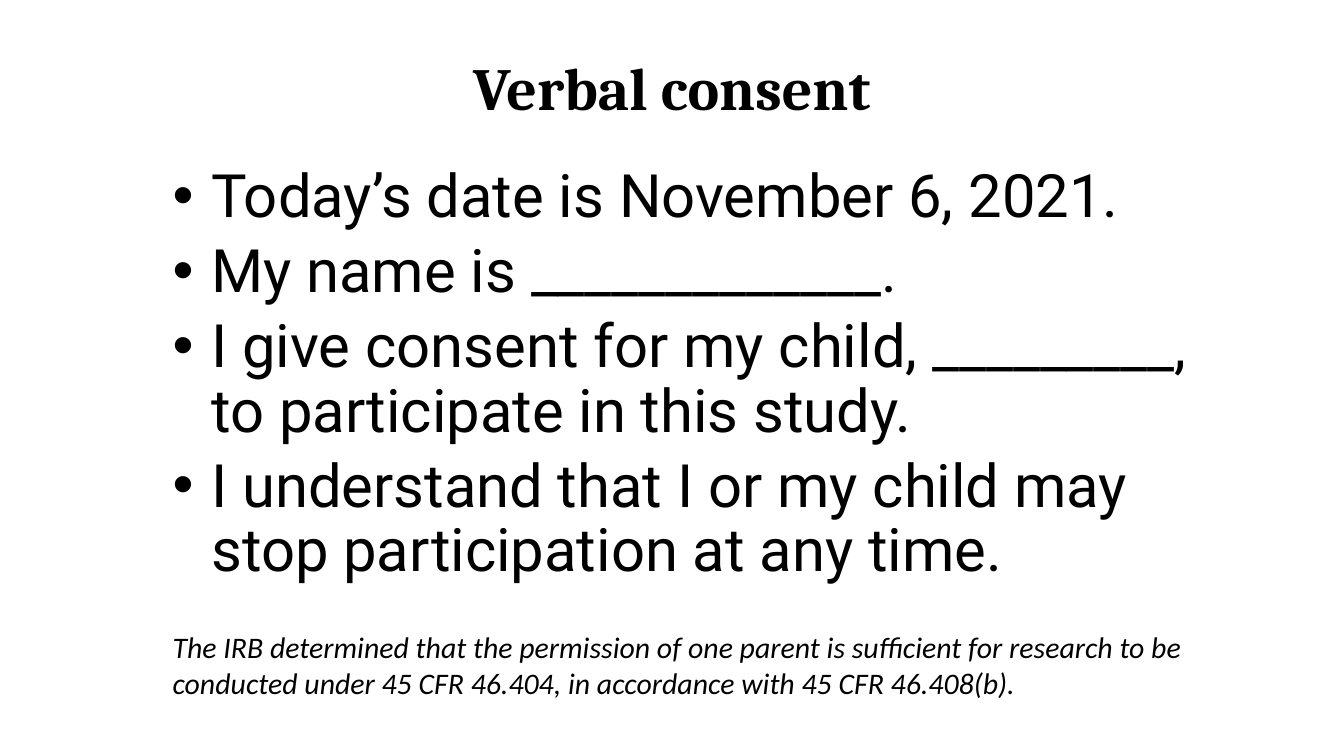
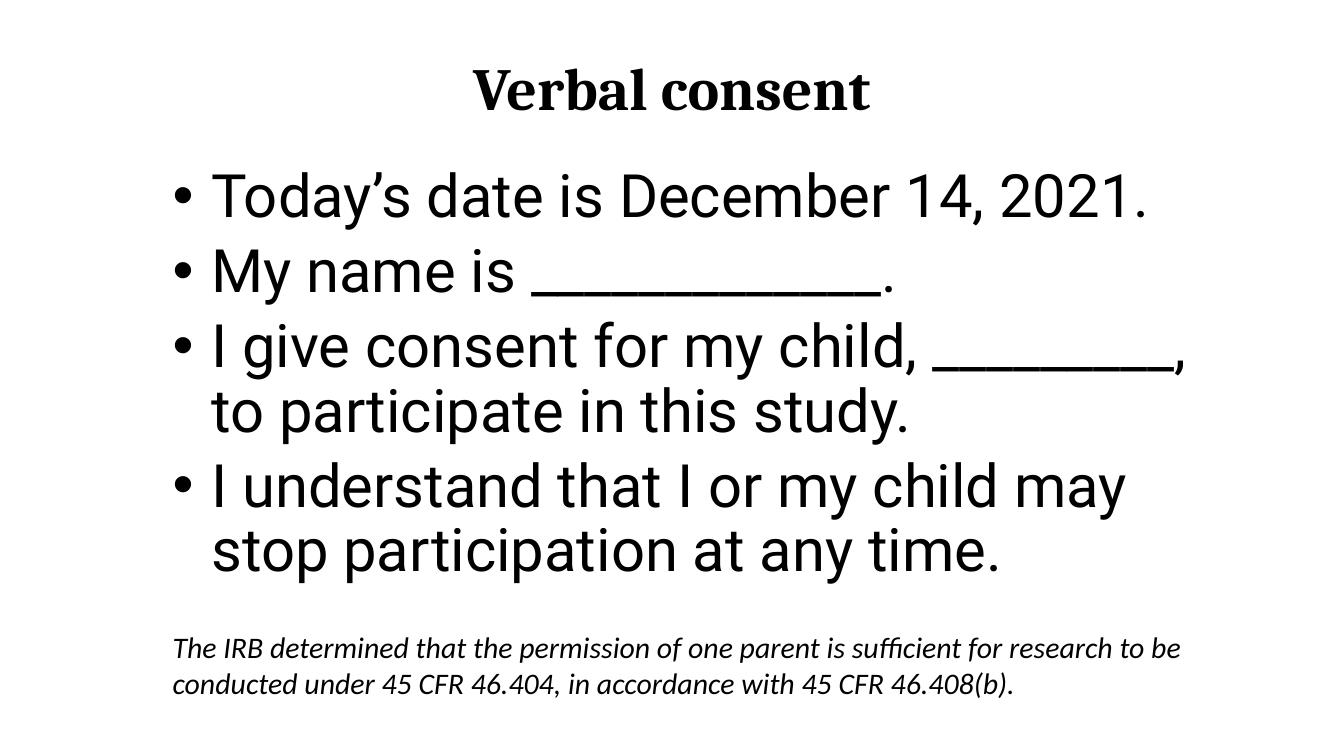
Before and after one commit to mariannazhang/PowerPoint-auto-coding, a slide deck: slide 3 of my_project_folder/materials/stimuli.pptm. Drawn at 1344x756 pixels with LibreOffice and Linux fonts; fonts in the diff are those of the drawing. Boxes give left, top, right and bottom in pixels: in the first picture for what was removed or moved away, otherwise in the second. Text is boxed around its words. In the diff, an @@ line names an element or a change of style, - is before the commit and + after.

```diff
--- a/my_project_folder/materials/stimuli.pptm
+++ b/my_project_folder/materials/stimuli.pptm
@@ text at (x1=211, y1=172, x2=1149, y2=230): text changed @@
-• Today’s date is November 6, 2021.
+• Today’s date is December 14, 2021.
```
Also in this commit, not shown: 6 other files.
